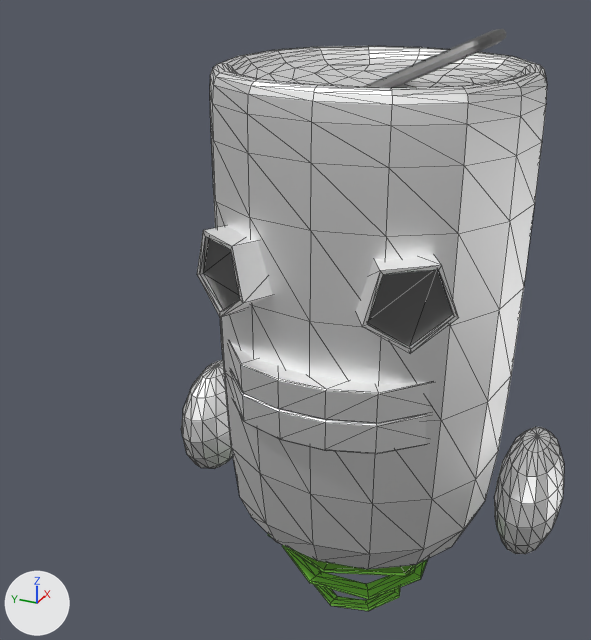
The glTF model assets/models/WaiterCanRecalc.glb, before and after one commit.
Camera for both pictures: a 50 mm camera at (-4.43, -1.5, 4.58) aimed at (0.0, 0.49, 2.36). Arrows for +X, +Y and +Z are at lower left; the lights stay in place. The first picture is the older version. Mesh edges are drawn as thin lines on the coarser meshes. Where no turn or scale is listed for an object, it has been applied to the vertices. Vertices at exactly the same position are counted once.
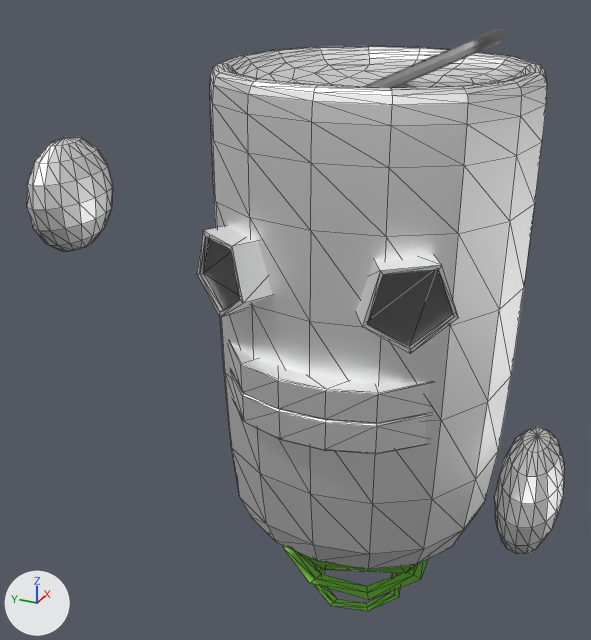
Where the newer file only moved an object's origin or applied its transform, the numbers keep the older frame.

The change, as a diff of the scene's bpy script:
```diff
--- a/assets/models/WaiterCanRecalc.glb.py
+++ b/assets/models/WaiterCanRecalc.glb.py
@@ me_plane @@
 # used by ob_plane; location = (0.0, 0.0, 1.0)
-me_plane.from_pydata(...)  # 48 vertices, 96 faces; spans x -0.66..0.66, y -0.66..0.66, z -0.022..0.0
+me_plane.from_pydata(...)  # 24 vertices, 32 faces; spans x -0.66..0.66, y -0.66..0.66, z 0.0
+# me_plane part 1
+# 24 vertices are removed from x -0.66..0.66, y -0.66..0.66, z -0.022
+# 64 faces are deleted
 me_plane.materials.append(mat_green)
@@ me_plane_001 @@
 # used by ob_plane_001; location = (0.0, 0.0, 0.7)
-me_plane_001.from_pydata(...)  # 48 vertices, 96 faces; spans x -0.502..0.502, y -0.502..0.502, z 0.0..0.021
+me_plane_001.from_pydata(...)  # 24 vertices, 32 faces; spans x -0.502..0.502, y -0.502..0.502, z 0.0
+# me_plane_001 part 2
+# 24 vertices are removed from x -0.502..0.502, y -0.502..0.502, z 0.021
+# 96 faces are deleted
+# 32 new faces join them
 me_plane_001.materials.append(mat_green)
@@ me_plane_002 @@
 # used by ob_plane_002; location = (0.0, 0.0, 0.4)
-me_plane_002.from_pydata(...)  # 48 vertices, 96 faces; spans x -0.34..0.34, y -0.34..0.34, z 0.0..0.026
+me_plane_002.from_pydata(...)  # 24 vertices, 32 faces; spans x -0.34..0.34, y -0.34..0.34, z 0.0
+# me_plane_002 part 3
+# 24 vertices are removed from x -0.34..0.34, y -0.34..0.34, z 0.026
+# 96 faces are deleted
+# 32 new faces join them
 me_plane_002.materials.append(mat_green)
@@ me_sphere_002 @@
 # used by ob_sphere_002; location = (0.0, 1.1, 1.5)
-me_sphere_002.from_pydata(...)  # 114 vertices, 224 faces; spans x -0.4..0.4, y -0.2..0.2, z -0.4..0.4
+me_sphere_002.from_pydata(...)  # 114 vertices, 224 faces; spans x -0.4..0.4, y 0.9..1.3, z 1.1..1.9
+# me_sphere_002 part 4: the whole mesh is moved by (0.0, 1.1, 1.5)
 me_sphere_002.materials.append(mat_can)
```

Where the change shows, as pixel boxes (x1, y1, x2, y2) in the pictures (591 x 640 px):
'Sphere.002', moved
    before: (181, 360, 233, 469)
    after: (27, 137, 113, 252)
'Plane.001', reshaped
    before: (282, 545, 428, 599)
    after: (283, 545, 428, 599)
'Plane.002', reshaped
    before: (313, 570, 401, 611)
    after: (313, 565, 401, 611)
'Plane', reshaped
    before: (268, 534, 424, 576)
    after: (296, 551, 416, 573)
part 1 of me_plane, deleted (mostly hidden)
    before: (268, 534, 424, 576)
